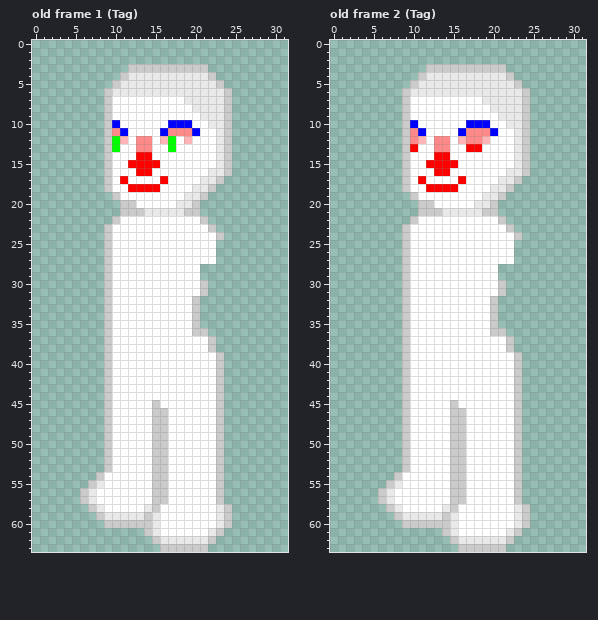
Two states of a pixel-art file, Assets/Resources/Clothes/Faces Left.aseprite. The first picture shows the starting point.
32x64 pixels, 8 frames. Shown: old frame 1 (Tag), old frame 2 (Tag). The commit also changed other frames, which this record leaves out.
New version:
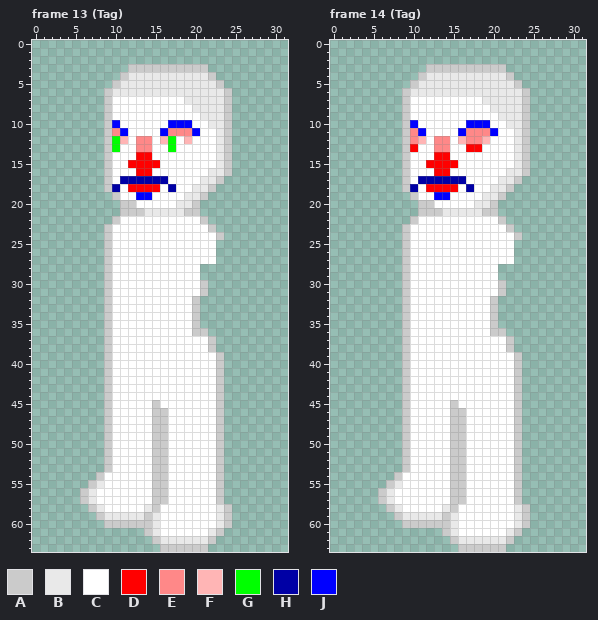
Palette (. is transparent): A #cbcbcb  B #e9e9e9  C #ffffff  D #ff0000  E #ff8888  F #ffb5b5  G #00ff00  H #0000a5  J #0000ff
A new or re-ordered frame is compared with the old frame closest to it.
Diff:
frames 8 -> 20
Frame 13 (Tag) is new; against old frame 1 (Tag), layer "Layer 3":
y 17: x 11..16 DCCCCD -> HHHHHH
y 18: x 10 C -> H; x 17 C -> H
y 19: x 13..14 CC -> JJ
Frame 14 (Tag) is new; against old frame 2 (Tag), layer "Layer 3": the same change as frame 13 (Tag)
Pixel boxes of the changes (left, top, right, bottom) in both pictures:
changed: (112, 176, 176, 200)
changed: (410, 176, 474, 200)
